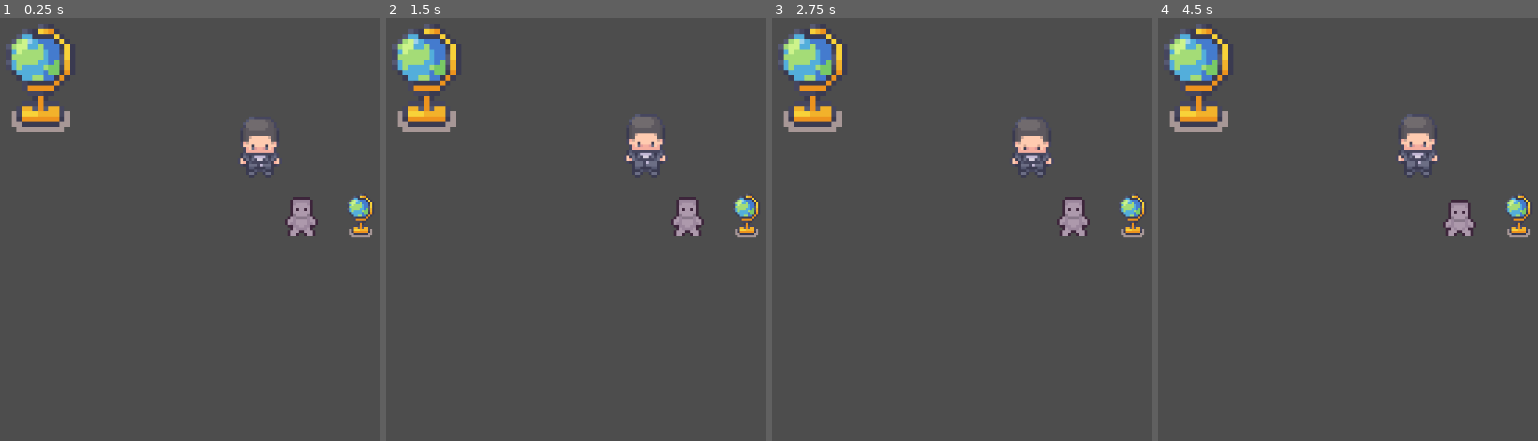
Above: before the commit, frames 1-4 (left to right).
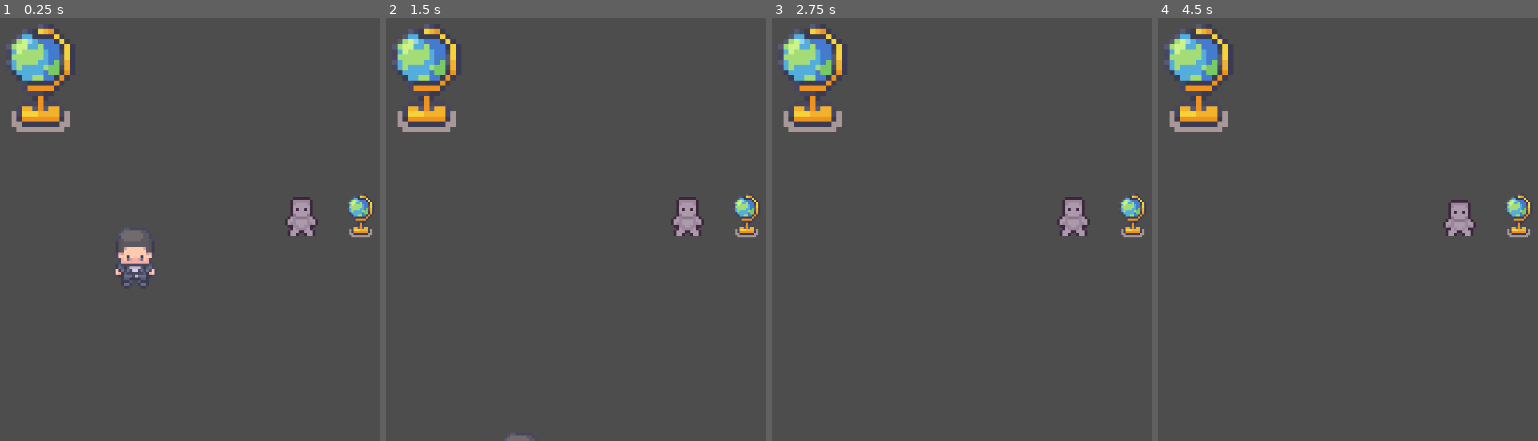
Above: after the commit, the same moments.

Repository: MelissaLiao753/game_underwater_museum
Game: Godot game, scene res://level_1.tscn
The game is run twice, just before and just after one commit, with the same random seed, the same clock (stepped at 60 frames per second) and the same inputs.
Inputs:
- Up to frame 1 (0.25 s): no input
- Up to frame 2 (1.5 s): no input
- Up to frame 3 (2.75 s): tap Enter at 2 s
- Up to frame 4 (4.5 s): tap Space at 4.25 s

The runs differ from the first frame. In frame 1, 1.3% of the frame differs, in the area x 30-74%, y 23-64%; in frame 2, 0.8%; in frame 3, 0.7%; in frame 4, 0.7%.
Error before the commit: Invalid assignment of property or key 'flip_h' with value of type 'bool' on a base object of type 'Node2D (enemy_test.tscn::GDScript_hqtel)'. (res://enemy_test…

Commit message:
Changed the script to include flipping of movement when walking up or down.

Diff:
--- a/game_underwater_museum/enemy_test.tscn
+++ b/game_underwater_museum/enemy_test.tscn
@@ -7,28 +7,46 @@
 [sub_resource type="GDScript" id="GDScript_hqtel"]
 script/source = "extends Node2D
 
-@onready var enemy: Node2D = $\".\"
+@onready var animated_sprite_2d: AnimatedSprite2D = $AnimatedSprite2D
 @onready var ray_cast_right: RayCast2D = $RayCast_Right
 @onready var ray_cast_left: RayCast2D = $RayCast_Left
-
-const SPEED = 60.0
-var direction = 1
+@onready var ray_cast_up: RayCast2D = $RayCast_Up
+@onready var ray_cast_down: RayCast2D = $RayCast_Down
+
+enum state {horizontal, vertical}
+
+@export var state_type: state =state.horizontal
+@export var SPEED: float = 60.0
+var direction: int = 1
 
 # Called every frame. 'delta' is the elapsed time since the previous frame.
 func _process(delta: float) -> void:
-	if direction:
-		if direction > 0:
-			enemy.flip_h = false
-		else:
-			enemy.flip_h = true
-
-		if ray_cast_right.is_colliding():
-			direction = -1
-
-		elif ray_cast_left.is_colliding():
-			direction = 1
+	if state_type == state.horizontal:
+		horizontal_movement(delta)
+	else:
+		vertical_movement(delta)
+
+func horizontal_movement(delta: float) -> void:
+	animated_sprite_2d.flip_h = direction < 0
+	animated_sprite_2d.flip_v = false
+
+	if ray_cast_right.is_colliding():
+		direction = -1
+	elif ray_cast_left.is_colliding():
+		direction = 1
 
 	position.x += SPEED * delta * direction
+
+func vertical_movement(delta: float) -> void:
+	animated_sprite_2d.flip_v = direction < 0
+	animated_sprite_2d.flip_h = false
+
+	if ray_cast_down.is_colliding():
+		direction = -1
+	elif ray_cast_up.is_colliding():
+		direction = 1
+
+	position.y += SPEED * delta * direction
 "
 
 [sub_resource type="AtlasTexture" id="AtlasTexture_5det1"]
@@ -273,6 +291,7 @@
 
 [node name="enemy" type="Node2D" unique_id=1131770542]
 script = SubResource("GDScript_hqtel")
+state_type = 1
 
 [node name="AnimatedSprite2D" type="AnimatedSprite2D" parent="." unique_id=649446594]
 sprite_frames = SubResource("SpriteFrames_p2gul")
@@ -294,3 +313,12 @@
 position = Vector2(0, 5)
 rotation = 1.5707964
 target_position = Vector2(6.993822e-07, 16)
+
+[node name="RayCast_Up" type="RayCast2D" parent="." unique_id=608661375]
+position = Vector2(0, 5)
+rotation = 3.1415925
+target_position = Vector2(-6.993822e-07, 16)
+
+[node name="RayCast_Down" type="RayCast2D" parent="." unique_id=653245656]
+position = Vector2(0, 4)
+target_position = Vector2(-6.993822e-07, 16)
--- a/game_underwater_museum/level_1.tscn
+++ b/game_underwater_museum/level_1.tscn
@@ -7,7 +7,7 @@
 [node name="level_1" type="Node2D" unique_id=1151538460]
 
 [node name="enemy" parent="." unique_id=1131770542 instance=ExtResource("3_hn12h")]
-position = Vector2(-15, -30)
+position = Vector2(-60, -5)
 
 [node name="player_test" parent="." unique_id=206919069 instance=ExtResource("2_ihfcg")]
 
